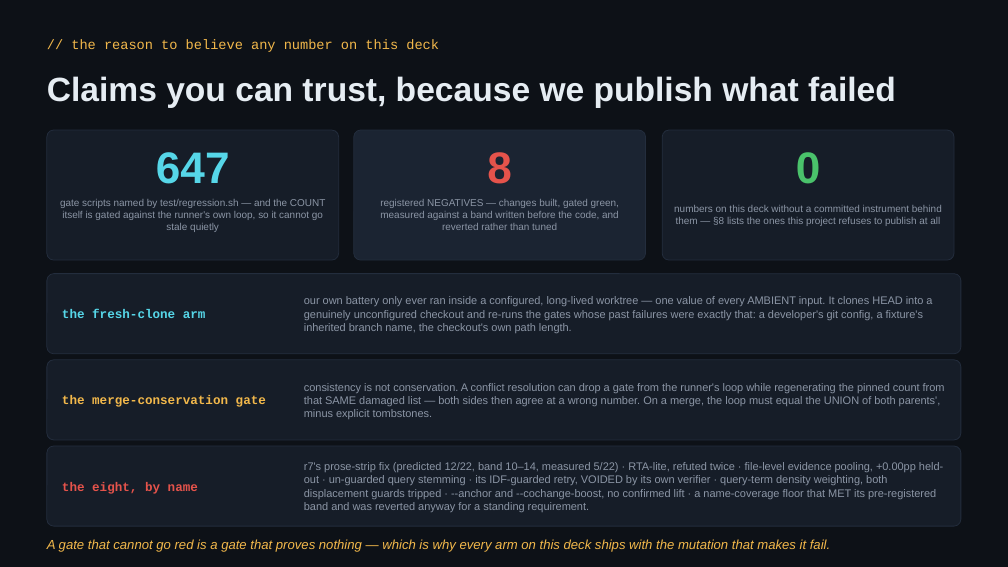
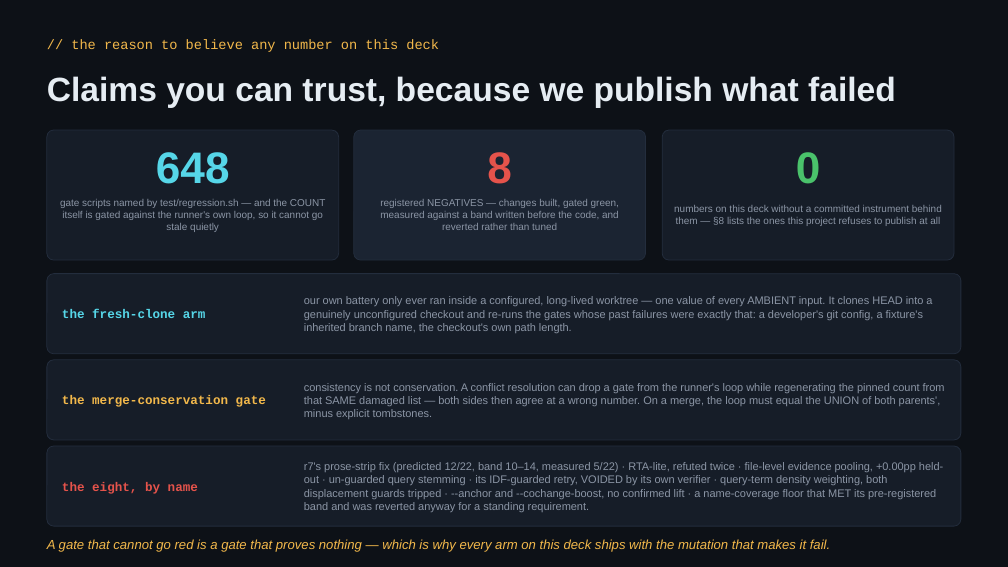
Before and after one commit to KilimcininKorOglu/ripwire, a slide deck: slide 26 of present/ripwire-showcase.pptx. Drawn at 1008x567 pixels with LibreOffice and Linux fonts; fonts in the diff are those of the drawing. Boxes give left, top, right and bottom in pixels: in the first picture for what was removed or moved away, otherwise in the second. Text is boxed around its words. In the diff, an @@ line names an element or a change of style, - is before the commit and + after.

```diff
--- a/present/ripwire-showcase.pptx
+++ b/present/ripwire-showcase.pptx
@@ text at (x1=156, y1=152, x2=230, y2=184): text changed @@
-647
+648
```
Also in this commit, not shown: 2 other slides changed, 9 other files.
